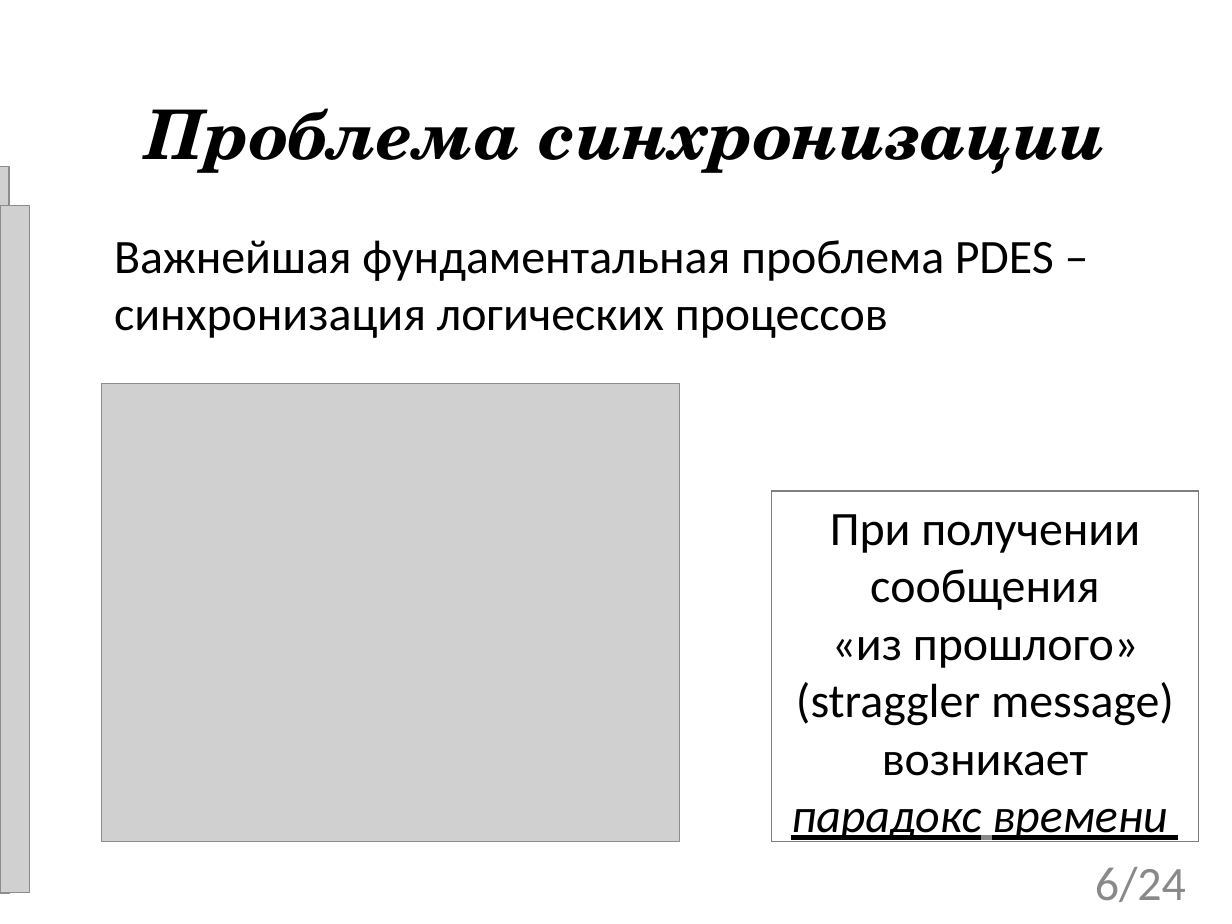
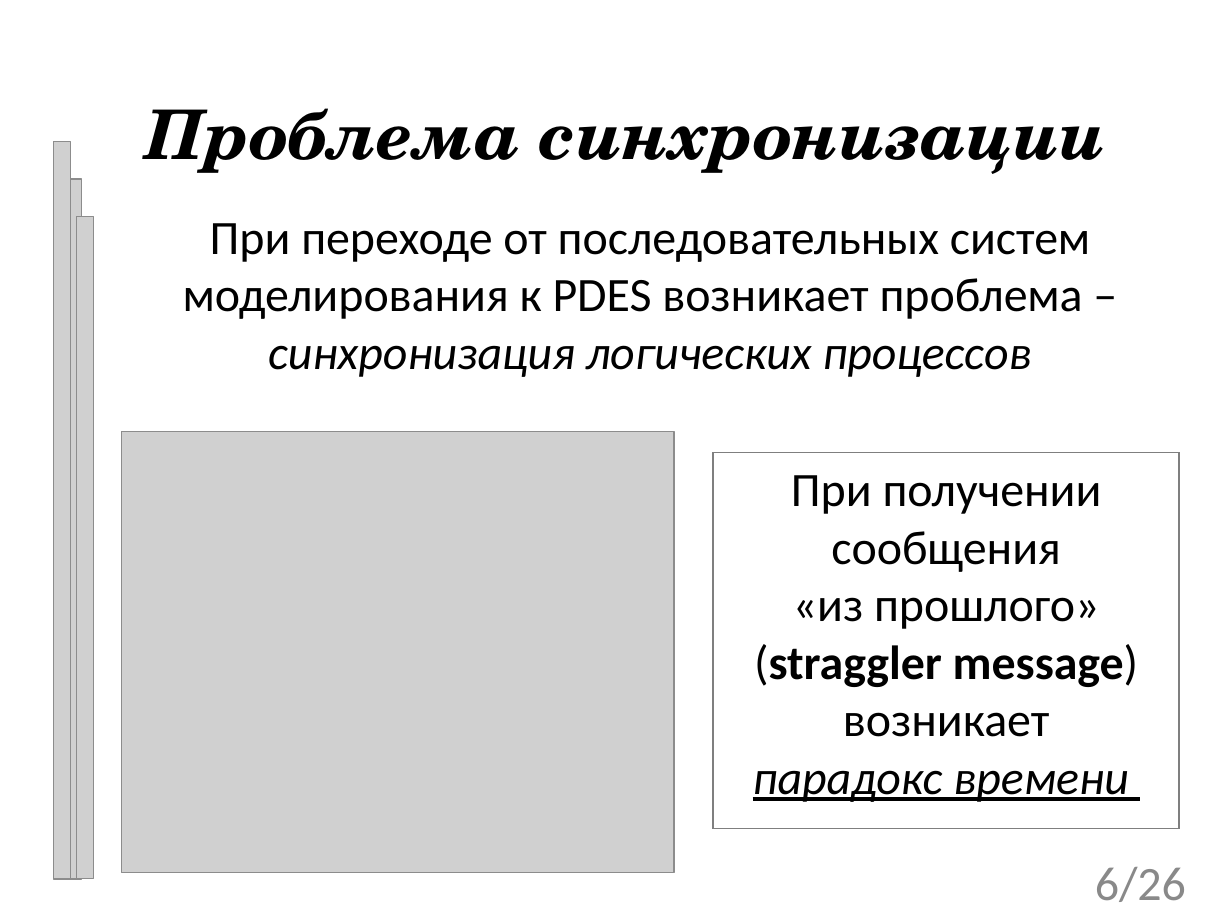
Before and after one commit to tom-trix/SynchAlgorithms, a slide deck: slide 6 of text/Mitrakov.ppt. Drawn at 1232x924 pixels with LibreOffice and Linux fonts; fonts in the diff are those of the drawing; grey boxes stand for pictures; background and template pictures are left out. Boxes give left, top, right and bottom in pixels: in the first picture for what was removed or moved away, otherwise in the second. Text is boxed around its words. In the diff, an @@ line names an element or a change of style, - is before the commit and + after.

```diff
--- a/text/Mitrakov.ppt
+++ b/text/Mitrakov.ppt
@@ picture added at bbox=[53, 142, 70, 878] @@
@@ picture: place and size @@
-picture at bbox=[0, 166, 9, 893]
+picture at bbox=[64, 179, 81, 878]
@@ picture: place and size @@
-picture at bbox=[0, 206, 30, 893]
+picture at bbox=[76, 216, 94, 877]
@@ subtitle at bbox=[183, 223, 1090, 377]: text changed @@
-Важнейшая фундаментальная проблема PDES – синхронизация логических процессов
+При переходе от последовательных систем моделирования к PDES возникает проблема – синхронизация логических процессов
@@ picture: place and size @@
-picture at bbox=[102, 383, 680, 841]
+picture at bbox=[121, 431, 674, 872]
@@ rectangle "При получении сообщения «из прошлого» ...": place and size @@
-rectangle "При получении сообщения «из прошлого» ..." at bbox=[771, 492, 1199, 841]
+rectangle "При получении сообщения «из прошлого» ..." at bbox=[713, 452, 1179, 829]
@@ rectangle "При получении сообщения «из прошлого» ..." at bbox=[713, 452, 1179, 829]: bold on in "(straggler message)" @@
@@ page number at bbox=[1095, 867, 1186, 902]: text changed @@
-6/24
+6/26
```
Also in this commit, not shown: 17 other slides changed, 8 slides added, 7 slides removed, 1 other file.
